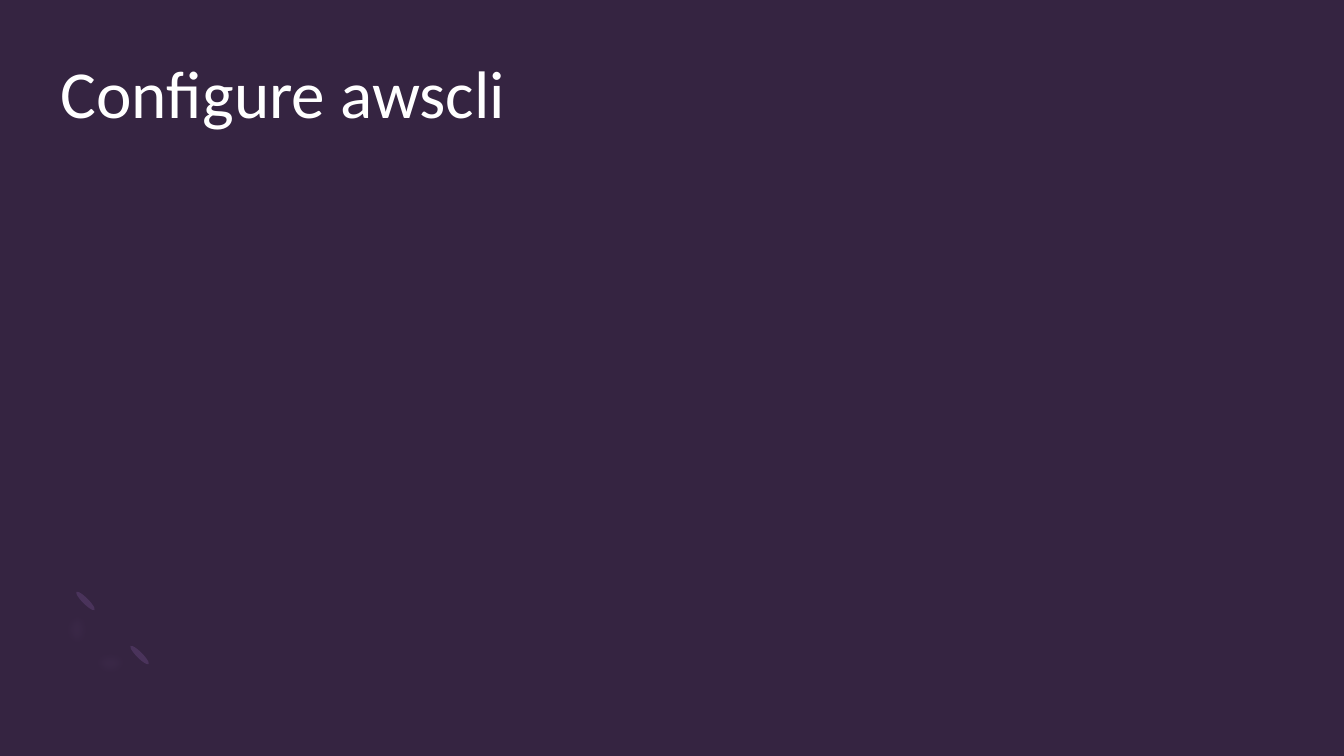
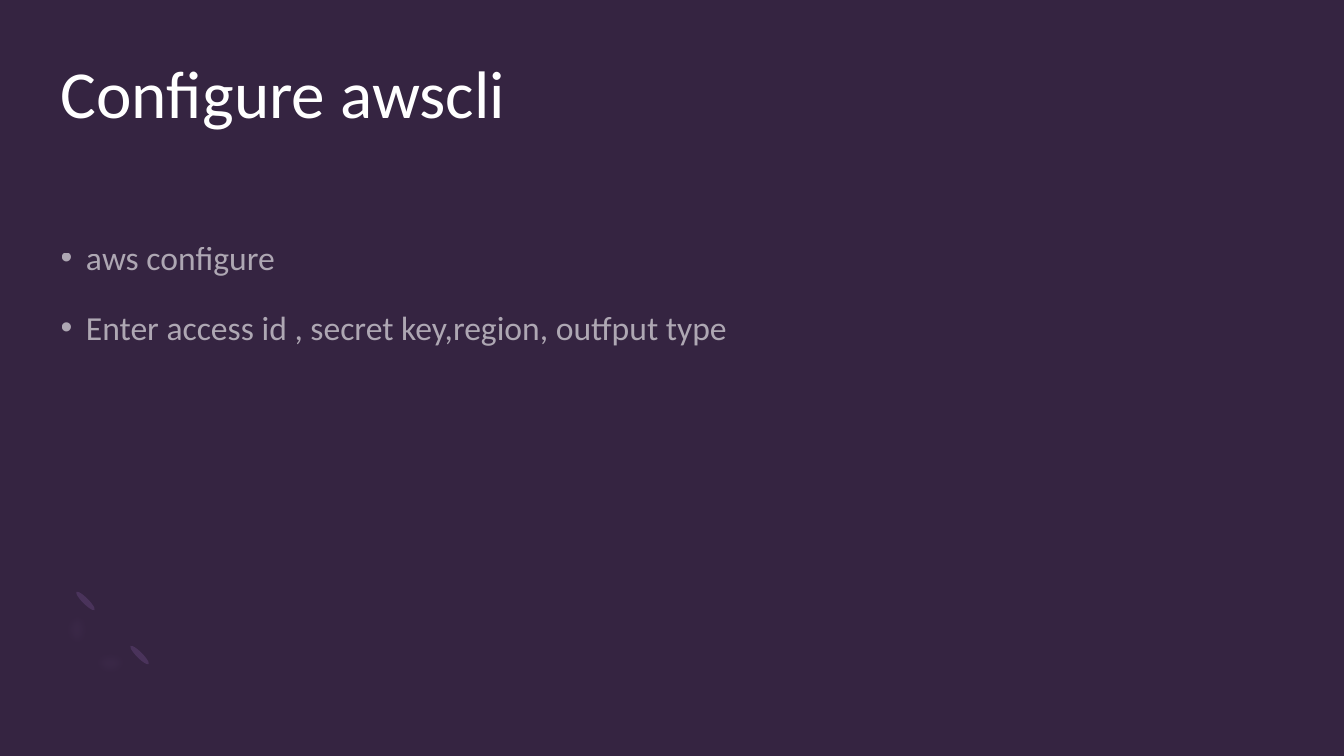
Before and after one commit to ronidas39/awsboto3, a slide deck: slide 4 of tutorial1.pptx. Drawn at 1344x756 pixels with LibreOffice and Linux fonts; fonts in the diff are those of the drawing. Boxes give left, top, right and bottom in pixels: in the first picture for what was removed or moved away, otherwise in the second. Text is boxed around its words. In the diff, an @@ line names an element or a change of style, - is before the commit and + after.

```diff
--- a/tutorial1.pptx
+++ b/tutorial1.pptx
@@ text added at (86,247,727,346), 24 pt, text #FFFFFF at 60% opacity @@
+• aws configure
+• Enter access id , secret key,region, outfput type
```
Also in this commit, not shown: 2 other slides changed, 3 other files.
